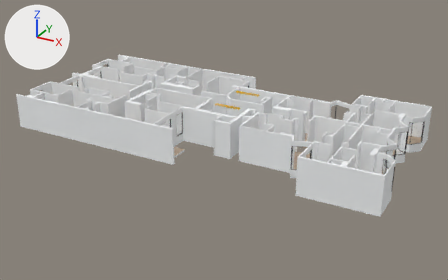
Two versions of the glTF model public/models/PISOS/planta-8.glb, one commit apart.
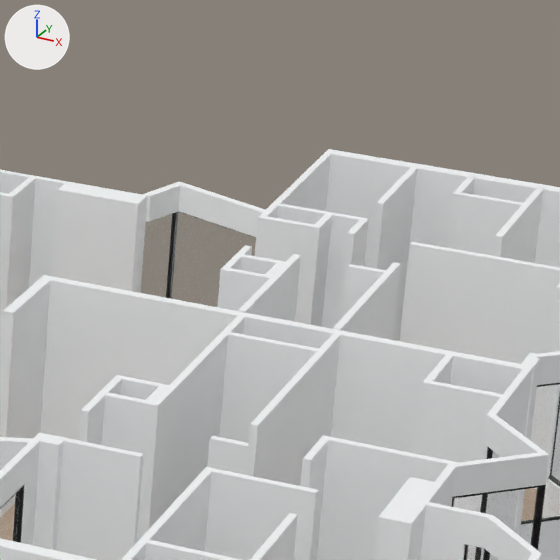
The first picture shows the older version from a 50 mm lens placed at (23.9, -45.9, 22.1), pointed at (-0.9, -0.8, -0.4). The close-ups show both versions on the part from 69% to 89% of the width and 25% to 58% of the height of that picture; other places that the commit changed are outside them. Lighting does not change. The marker at upper left points along +X, +Y and +Z. The close-ups show mesh edges as thin lines.

Objects in the first close-up: 'Component_428'.
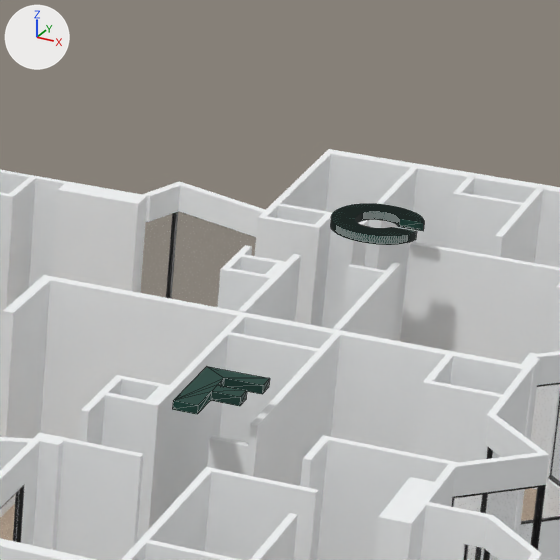
What changed in the scene script:
```text
Add mat_material_029:
    mat_material_029 = principled_material('Material.029')
    mat_material_029.base_color = (0.000911, 0.0497, 0.0356)  # dark cyan #033f35
Add mat_material_017:
    mat_material_017 = principled_material('Material.017')
    mat_material_017.base_color = (0.000911, 0.0497, 0.0356)  # dark cyan #033f35
Add me_text_006:
    me_text_006.from_pydata(...)  # 20 vertices, 36 faces; spans x 0.099..0.918, y -0.01..1.239, z -0.06..0.06
    me_text_006.materials.append(mat_material_029)  # dark cyan #033f35
Add me_text_002:
    me_text_002.from_pydata(...)  # 436 vertices, 868 faces; spans x 0.048..1.272, y -0.019..1.253, z -0.06..0.06
    me_text_002.materials.append(mat_material_017)  # dark cyan #033f35
Add ob_text_005:
    ob_text_005 = bpy.data.objects.new('Text.005', me_text_006)
    ob_text_005.location = (10.33, -3.79, 3.39)
Add ob_text_002:
    ob_text_002 = bpy.data.objects.new('Text.002', me_text_002)
    ob_text_002.location = (10.1, 3.0, 3.39)
```

Boxes [x1, y1, x2, y2] around the edits, measured in the close-ups (560 x 560 px):
'Text.002', added: after [331, 204, 424, 245]
'Text.005', added (cyan): after [172, 366, 270, 414]
